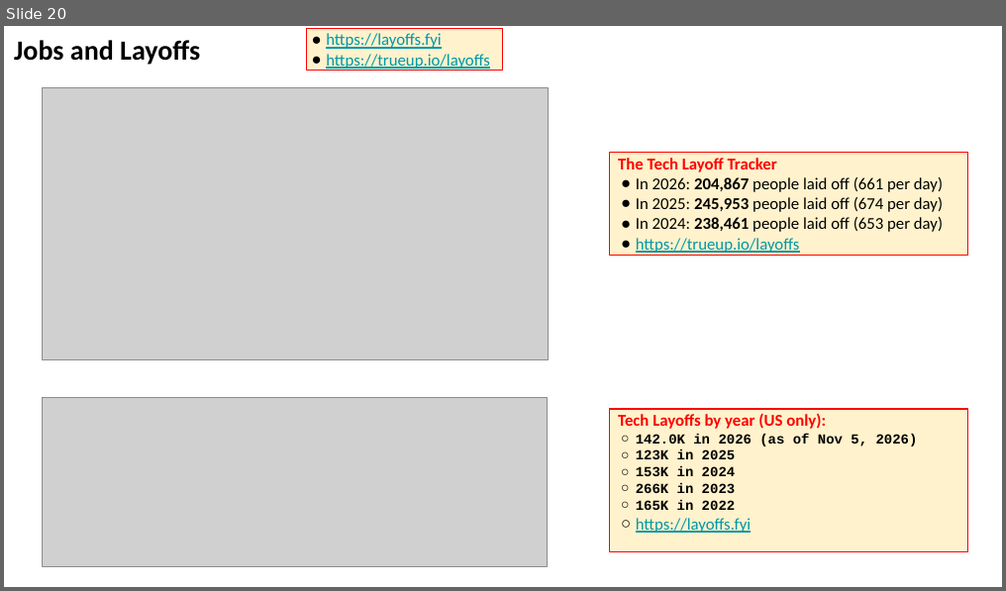
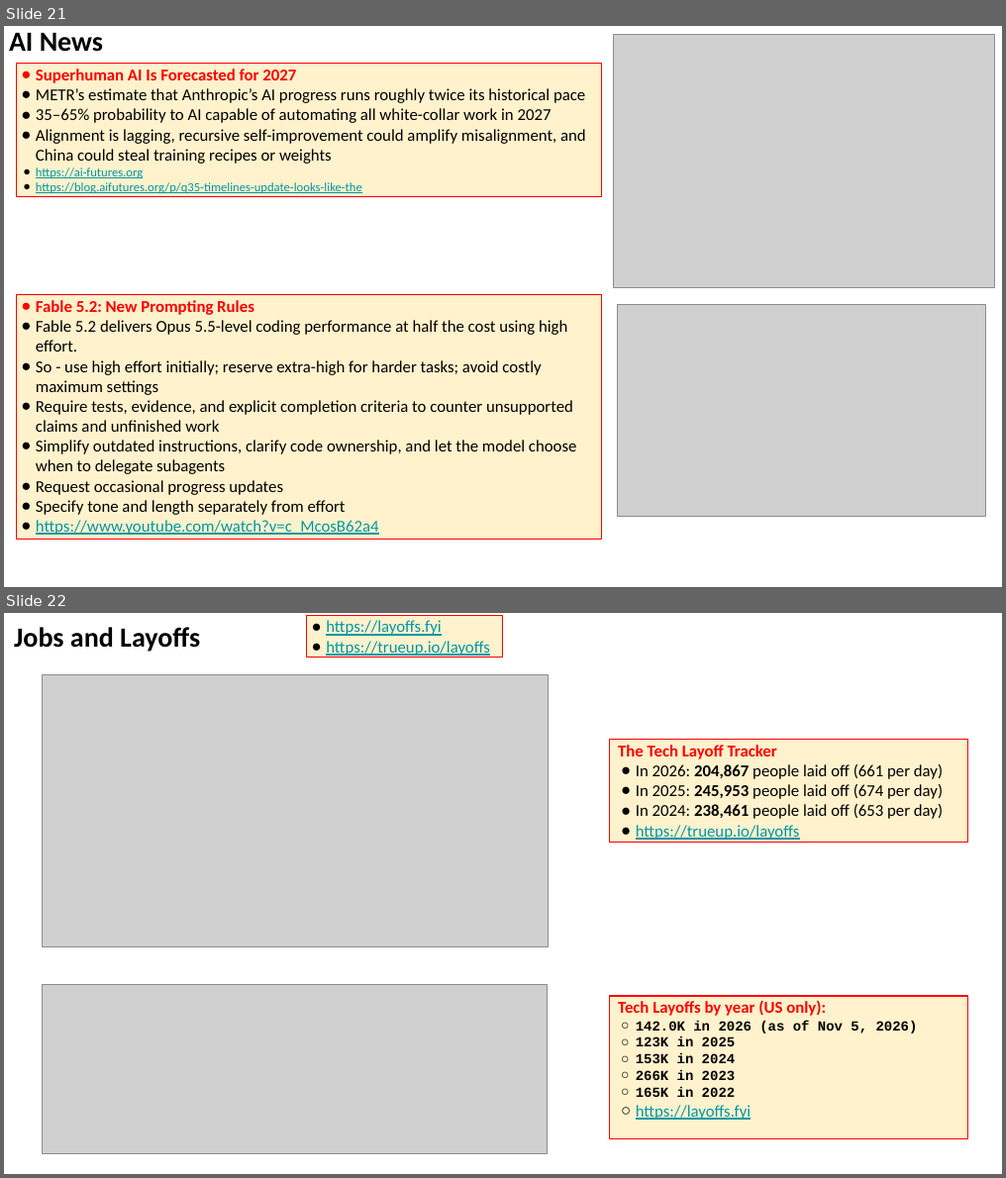
Before and after one commit to lselector/seminar, a slide deck: 2026/2026-11-13-AI-News.pptx. Shown one above the other, each under a label of ours: slide 20 before the commit, slides 21 and 22 after it. The pictures are 1006x591 and 1006x1178 pixels, drawn with LibreOffice and Linux fonts; fonts in the diff are those of the drawing; grey boxes stand for pictures. Boxes give left, top, right and bottom in pixels: in the first picture for what was removed or moved away, otherwise in the second. Text is boxed around its words. In the diff, an @@ line names an element or a change of style, - is before the commit and + after.

```diff
--- a/2026/2026-11-13-AI-News.pptx
+++ b/2026/2026-11-13-AI-News.pptx
@@ slide 21 added at (4,26,1002,587), background #FFFFFF @@
@@ text added at (9,32,103,52), 20 pt, text #000000, bold @@
+AI News
@@ picture added at (614,35,994,288) @@
@@ rectangle added at (16,64,601,196), fill #FFF2CC, outline #FF0000 0.75 pt, 12 pt, text #000000 @@
+● Superhuman AI Is Forecasted for 2027
+● METR’s estimate that Anthropic’s AI progress runs roughly twice its historical pace
+● 35–65% probability to AI capable of automating all white-collar work in 2027
+● Alignment is lagging, recursive self-improvement could amplify misalignment, and China could steal training recipes or weights
+● https://ai-futures.org
+● https://blog.aifutures.org/p/q35-timelines-update-looks-like-the
@@ rectangle added at (16,295,601,539), fill #FFF2CC, outline #FF0000 0.75 pt, 12 pt, text #000000 @@
+● Fable 5.2: New Prompting Rules
+● Fable 5.2 delivers Opus 5.5-level coding performance at half the cost using high effort.
+● So - use high effort initially; reserve extra-high for harder tasks; avoid costly maximum settings
+● Require tests, evidence, and explicit completion criteria to counter unsupported claims and unfinished work
+● Simplify outdated instructions, clarify code ownership, and let the model choose when to delegate subagents
+● Request occasional progress updates
+● Specify tone and length separately from effort
+● https://www.youtube.com/watch?v=c_McosB62a4
@@ picture added at (618,305,985,517) @@
@@ what was slide 20 is now slide 22 @@
```
Also in this commit, not shown: 3 slides changed, 1 other slide added.
